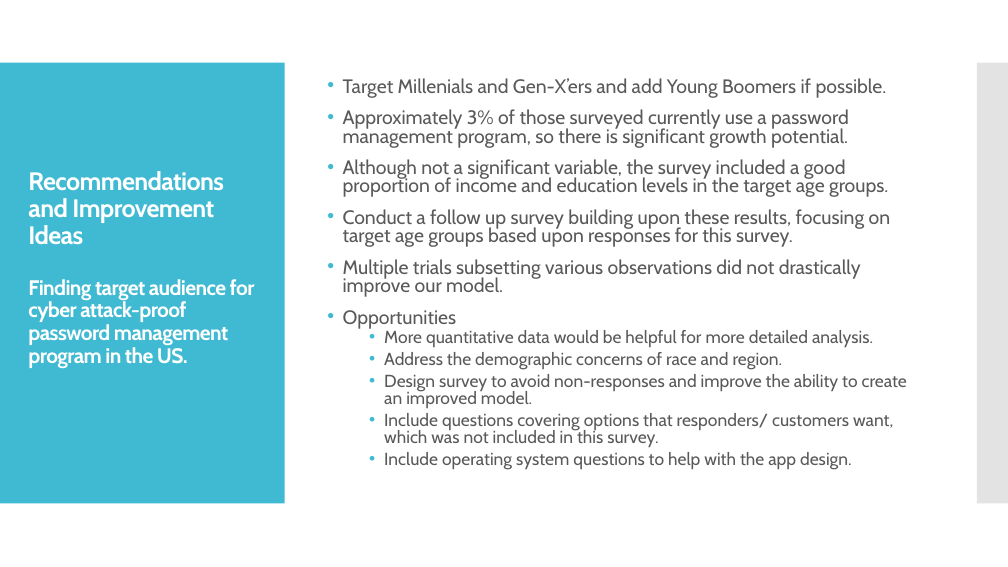
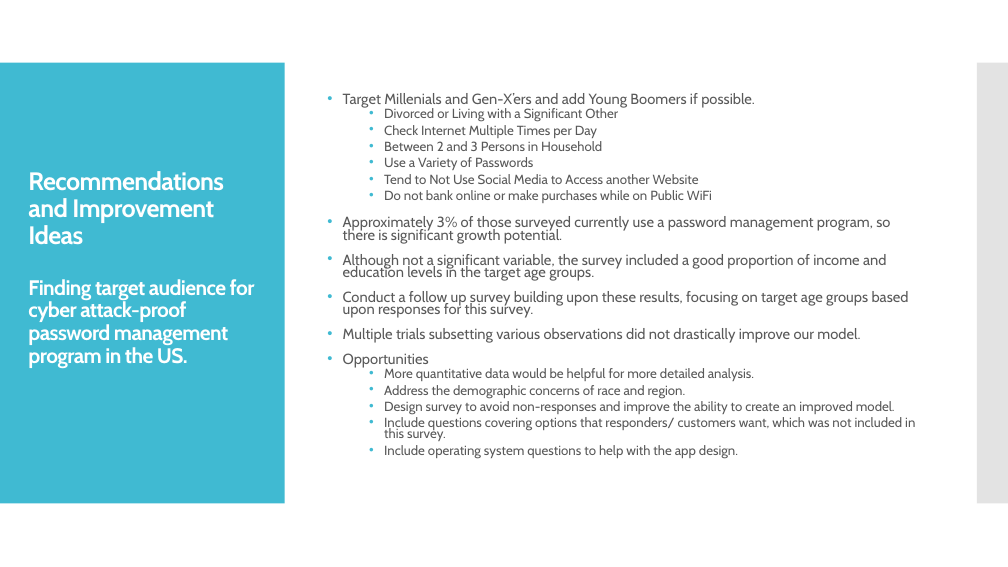
Before and after one commit to austintoller/Final-Capstone-Project, a slide deck: slide 28 of Capstone_Final_Report_Cybersecurity.pptx (slide 38 before the commit). Drawn at 1008x567 pixels with LibreOffice and Linux fonts; fonts in the diff are those of the drawing. Boxes give left, top, right and bottom in pixels: in the first picture for what was removed or moved away, otherwise in the second. Text is boxed around its words. In the diff, an @@ line names an element or a change of style, - is before the commit and + after.

```diff
--- a/Capstone_Final_Report_Cybersecurity.pptx
+++ b/Capstone_Final_Report_Cybersecurity.pptx
@@ text at box(343, 93, 915, 459): size 18.5 to 14 pt in "Target Millenials and Gen-X’ers and add Young ...", "Approximately 3% of those surveyed currently use ...", "Although not a significant variable, the survey ...", "Conduct a follow up survey building upon ..." and 2 more places; size 16.6 to 12.6 pt in "More quantitative data would be helpful for ...", "Address the demographic concerns of race and ...", "Design survey to avoid non-responses and improve ...", "Include questions covering options that responders/ customer ..." and 1 more places; line spacing 0.8 to 0.7 @@
@@ text at box(384, 108, 712, 203): paragraphs added @@
+  • Divorced or Living with a Significant Other
+  • Check Internet Multiple Times per Day
+  • Between 2 and 3 Persons in Household
+  • Use a Variety of Passwords
+  • Tend to Not Use Social Media to Access another Website
+  • Do not bank online or make purchases while on Public WiFi
```
Also in this commit, not shown: 10 slides removed, 2 other files.
